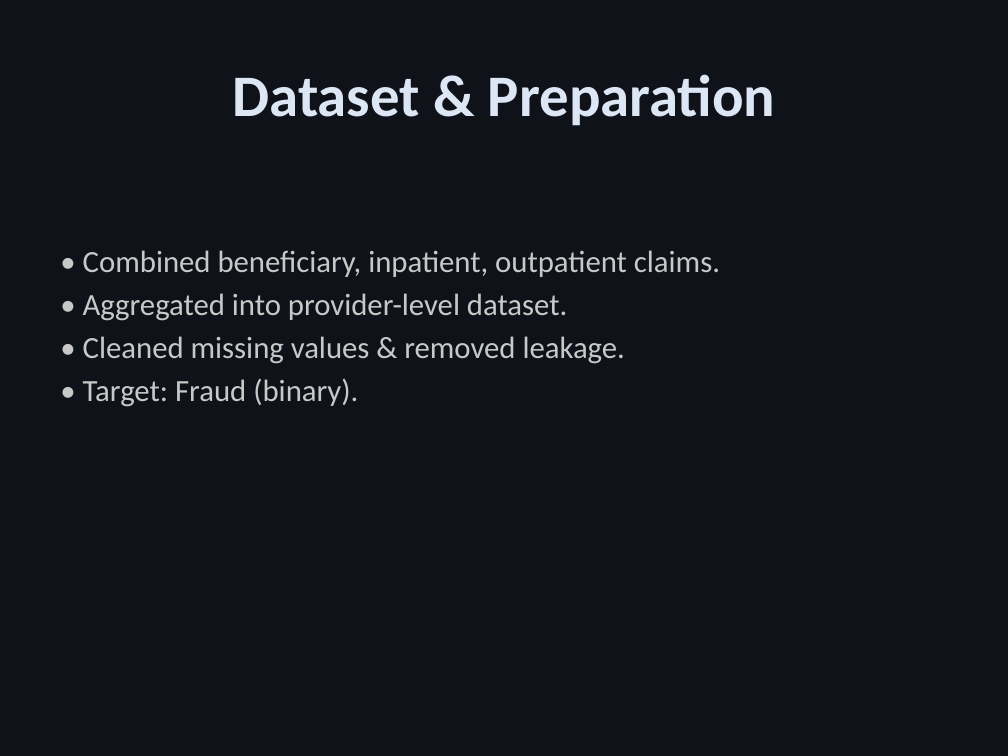
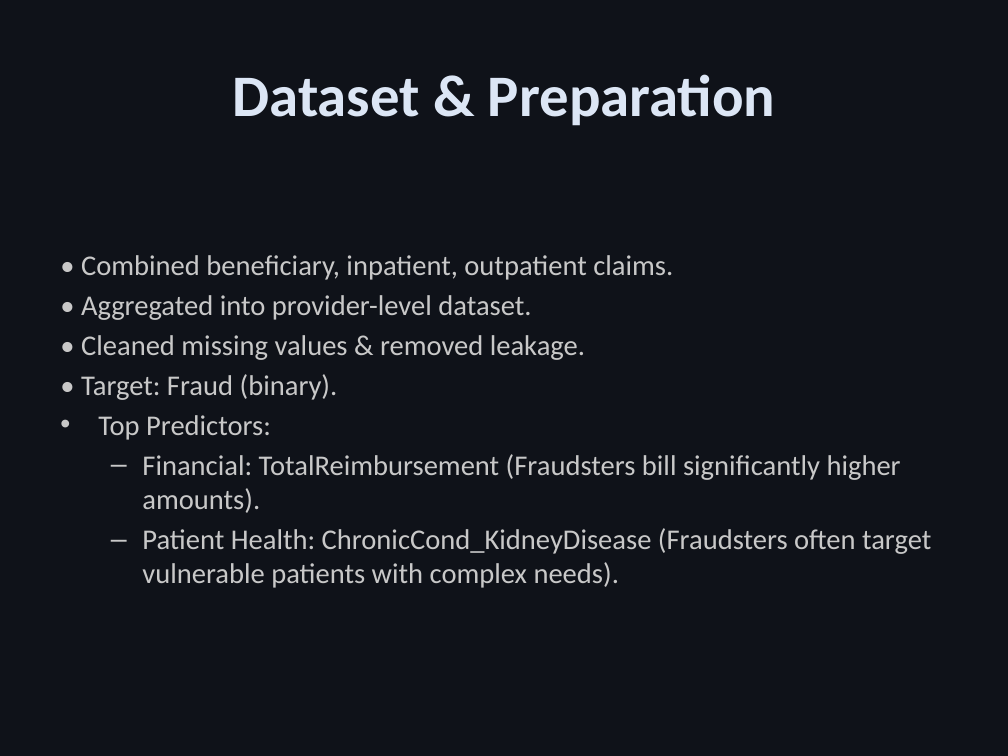
Before and after one commit to omarAhmed-11/fraud_detection_project, a slide deck: slide 4 of ML Project2 Fraud Detection Presentation.pptx. Drawn at 1008x756 pixels with LibreOffice and Linux fonts; fonts in the diff are those of the drawing. Boxes give left, top, right and bottom in pixels: in the first picture for what was removed or moved away, otherwise in the second. Text is boxed around its words. In the diff, an @@ line names an element or a change of style, - is before the commit and + after.

Commit message:
Changed text cells type to markdown for better readability and removed incorrect values from powerpoint

```diff
--- a/ML Project2 Fraud Detection Presentation.pptx
+++ b/ML Project2 Fraud Detection Presentation.pptx
@@ text at [81, 255, 673, 400]: size 22 to 20.4 pt in "• Combined beneficiary, inpatient, outpatient claims.", "• Aggregated into provider-level dataset.", "• Cleaned missing values & removed leakage.", "• Target: Fraud (binary)." @@
@@ text at [98, 415, 931, 588]: paragraphs added @@
+• Top Predictors:
+  – Financial: TotalReimbursement (Fraudsters bill significantly higher amounts).
+  – Patient Health: ChronicCond_KidneyDisease (Fraudsters often target vulnerable patients with complex needs).
```
Also in this commit, not shown: 1 other slide changed, 1 other file.
